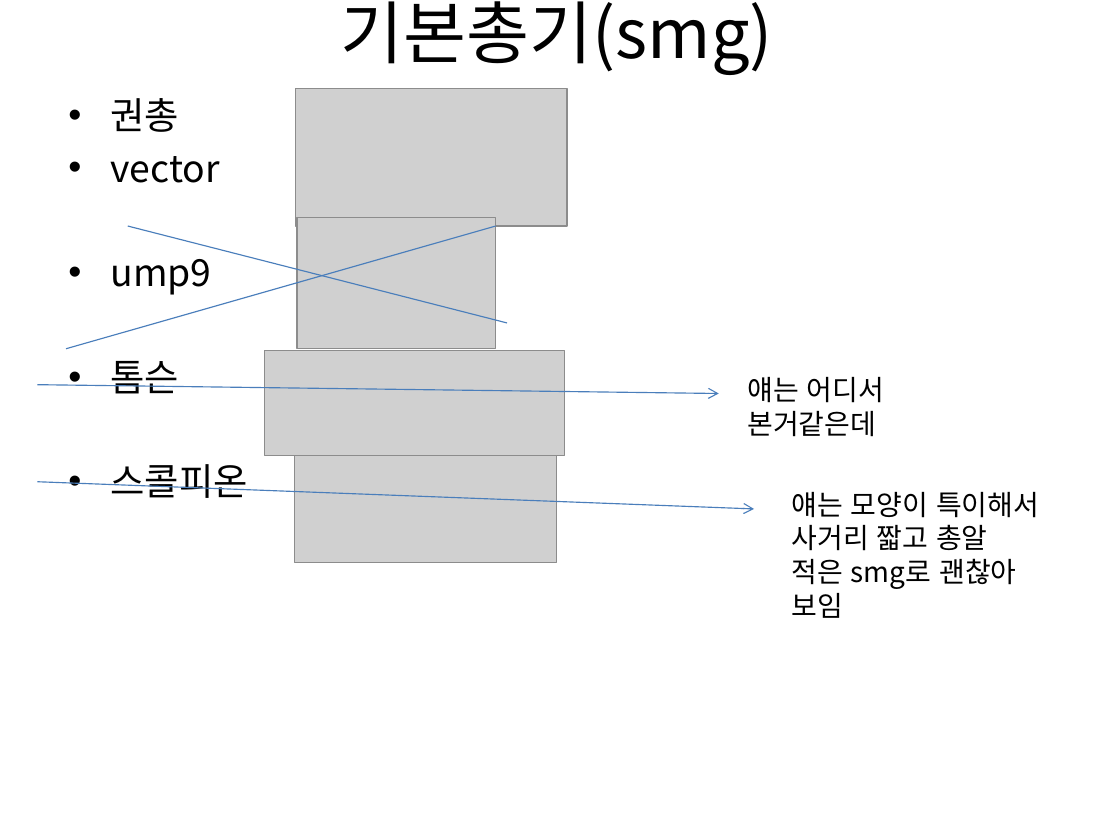
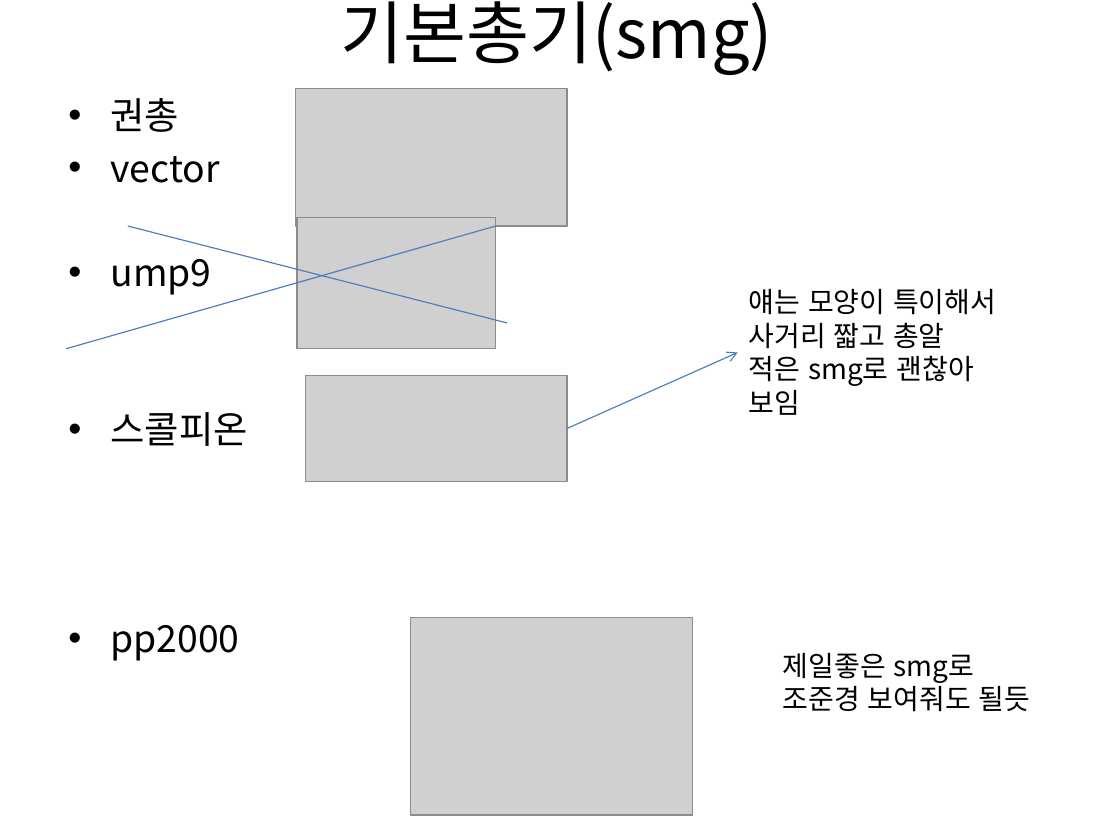
Before and after one commit to gkdlgndpdu/EscapeJail, a slide deck: slide 39 of EscapeJail/Assets/기획/스테이지1기획.pptx. Drawn at 1120x840 pixels with LibreOffice and Linux fonts; fonts in the diff are those of the drawing; grey boxes stand for pictures. Boxes give left, top, right and bottom in pixels: in the first picture for what was removed or moved away, otherwise in the second. Text is boxed around its words. In the diff, an @@ line names an element or a change of style, - is before the commit and + after.

```diff
--- a/EscapeJail/Assets/기획/스테이지1기획.pptx
+++ b/EscapeJail/Assets/기획/스테이지1기획.pptx
@@ text "얘는 모양이 특이해서 사거리 짧고 ...": place and size @@
-text "얘는 모양이 특이해서 사거리 짧고 ..." at (792, 492, 1039, 618)
+text "얘는 모양이 특이해서 사거리 짧고 ..." at (749, 289, 996, 415)
@@ picture removed at (264, 351, 564, 456) @@
@@ arrow added from (567, 429) to (738, 353), #4B7EBC 0.75 pt @@
@@ arrow removed from (37, 385) to (719, 393) @@
@@ text at (111, 361, 180, 394): paragraph removed @@
-• 톰슨
@@ picture: place and size @@
-picture at (295, 456, 557, 562)
+picture at (306, 375, 568, 482)
@@ text removed at (747, 377, 884, 437) @@
-얘는 어디서 본거같은데
@@ arrow removed from (37, 482) to (754, 508) @@
@@ text at (111, 625, 240, 661): paragraph added @@
+• pp2000
@@ picture added at (410, 617, 692, 814) @@
@@ text added at (783, 653, 1031, 712), 18 pt, text #000000 @@
+제일좋은 smg로 조준경 보여줘도 될듯
```
Also in this commit, not shown: 1 other slide changed, 1 other file.
